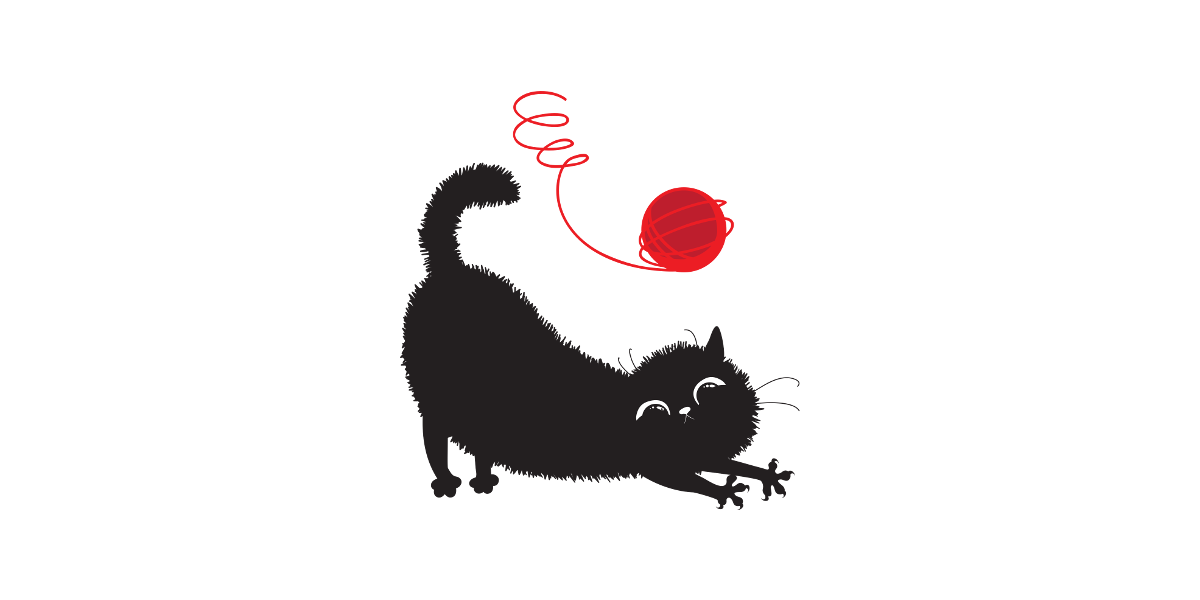
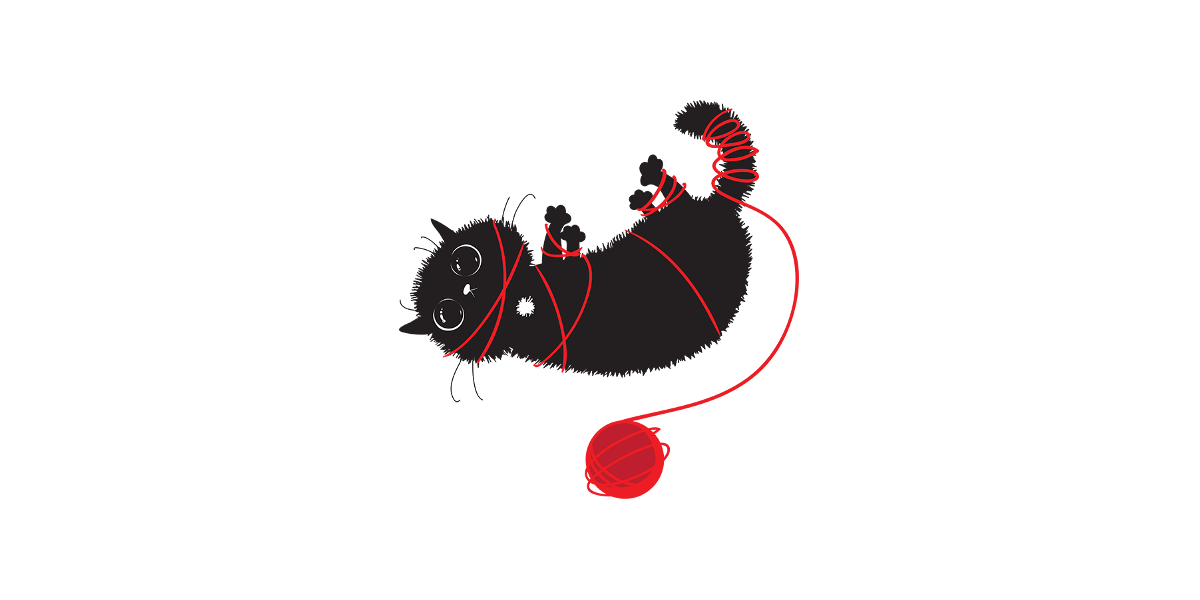
Layer changes from the first 1200x600 image to the second:
showed "meatball.psd", painted on it over [399, 91, 800, 510]
hid "kitty4.png" over [400, 91, 800, 510]
